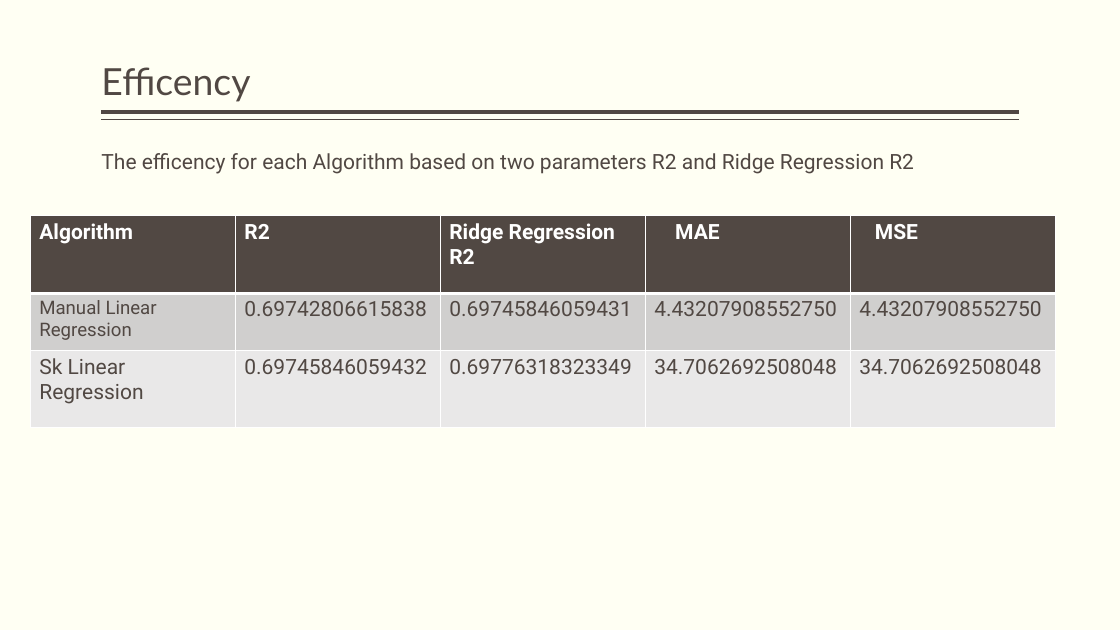
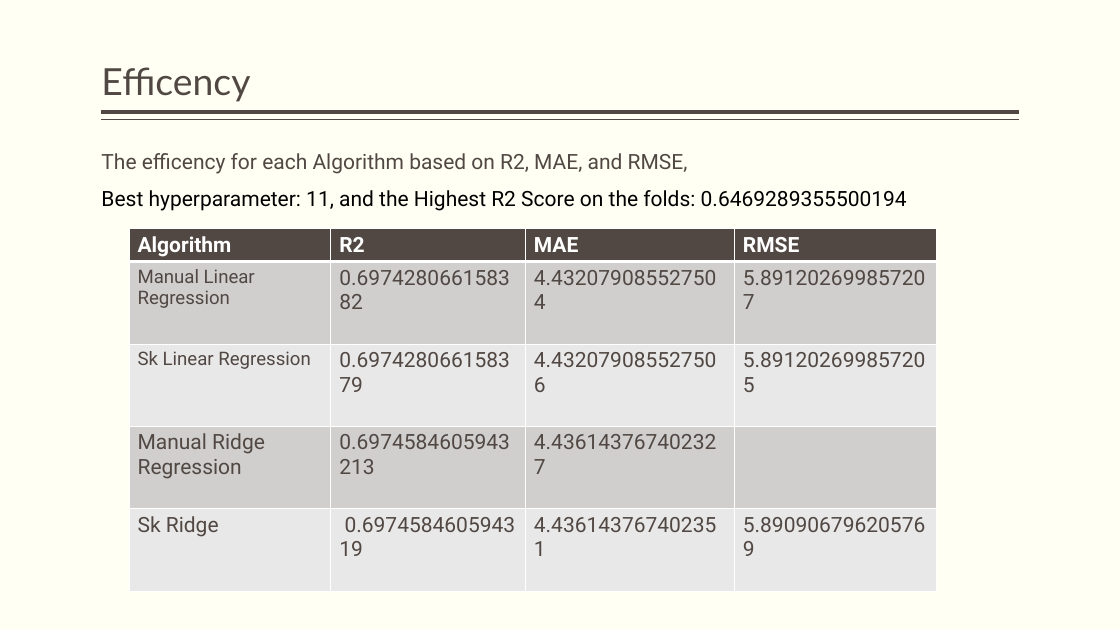
Before and after one commit to donikaSkenderbeut/machine-learning, a slide deck: slide 15 of Ex2/ex2.pptx. Drawn at 1120x630 pixels with LibreOffice and Linux fonts; fonts in the diff are those of the drawing. Boxes give left, top, right and bottom in pixels: in the first picture for what was removed or moved away, otherwise in the second. Text is boxed around its words. In the diff, an @@ line names an element or a change of style, - is before the commit and + after.

Commit message:
update pptx

```diff
--- a/Ex2/ex2.pptx
+++ b/Ex2/ex2.pptx
@@ text at box(101, 153, 907, 211): text changed; text colour #514843 to #000000 @@
-The efficency for each Algorithm based on two parameters R2 and Ridge Regression R2
+The efficency for each Algorithm based on R2, MAE, and RMSE,
+Best hyperparameter: 11, and the Highest R2 Score on the folds: 0.6469289355500194
@@ table at box(129, 229, 937, 598) @@
-Algorithm | R2 | Ridge Regression R2 | MAE | MSE
-Manual Linear Regression | 0.69742806615838 | 0.69745846059431 | 4.43207908552750 | 4.43207908552750
-Sk Linear Regression | 0.69745846059432 | 0.69776318323349 | 34.7062692508048 | 34.7062692508048
+Algorithm | R2 | MAE | RMSE
+Manual Linear Regression | 0.697428066158382 | 4.432079085527504 | 5.891202699857207
+Sk Linear Regression | 0.697428066158379 | 4.432079085527506 | 5.891202699857205
+Manual Ridge Regression | 0.6974584605943213 | 4.436143767402327 | 
+Sk Ridge | 0.697458460594319 | 4.436143767402351 | 5.890906796205769
@@ table: place and size @@
-table at box(31, 216, 1056, 429)
+table at box(129, 229, 937, 598)
```
Also in this commit, not shown: 2 other slides changed.
